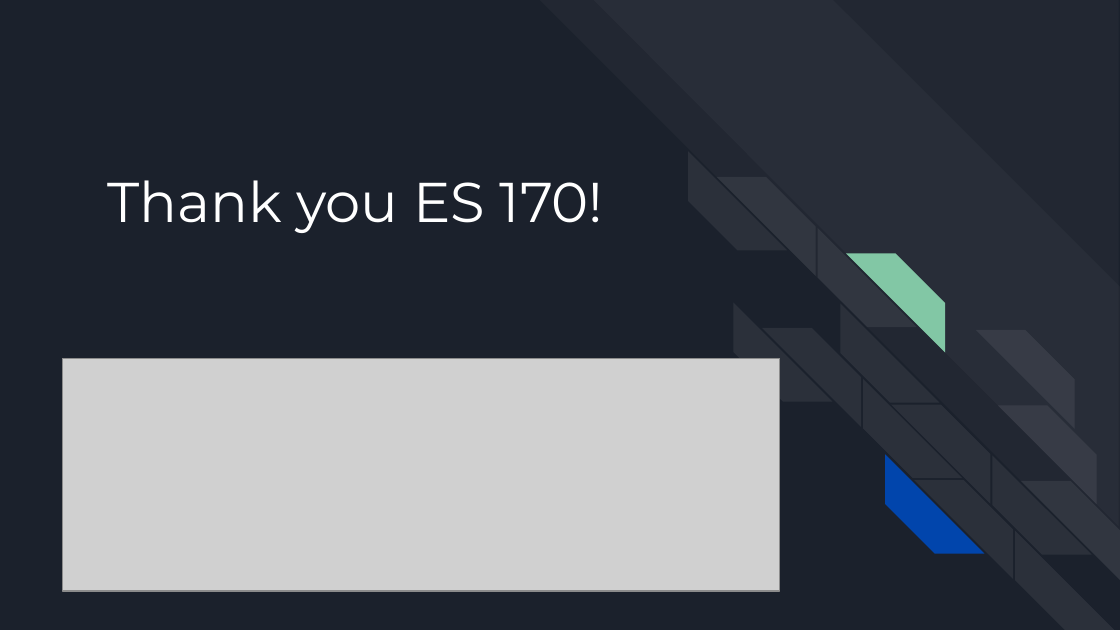
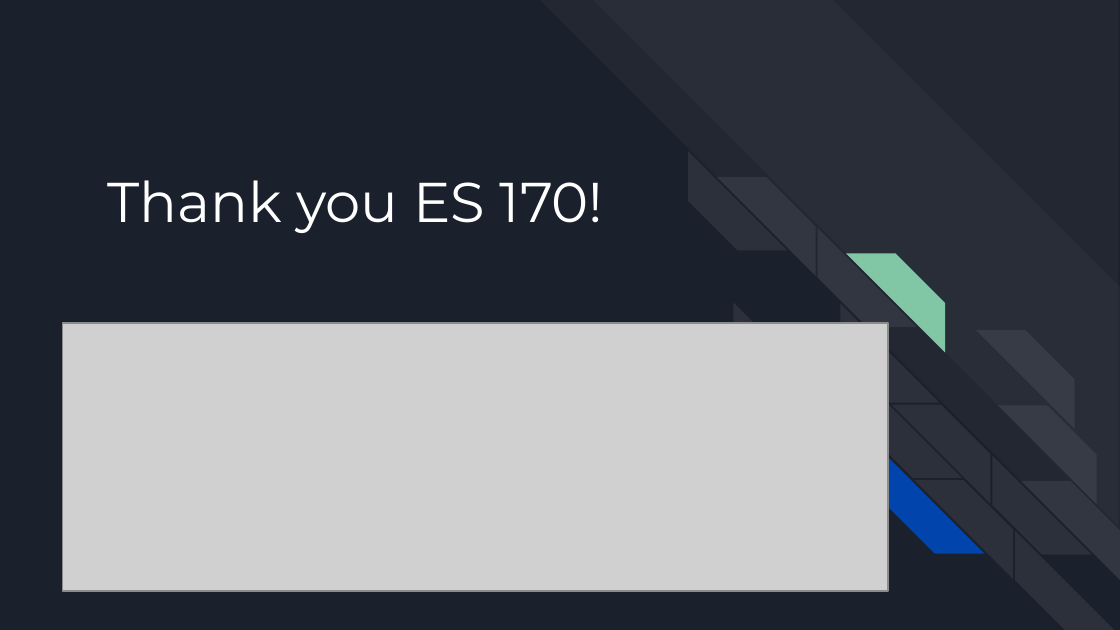
Before and after one commit to philippemnoel/QuantumErrorCorrectionProject, a slide deck: slide 17 of QEC Final Project.pptx. Drawn at 1120x630 pixels with LibreOffice and Linux fonts; fonts in the diff are those of the drawing; grey boxes stand for pictures. Boxes give left, top, right and bottom in pixels: in the first picture for what was removed or moved away, otherwise in the second. Text is boxed around its words. In the diff, an @@ line names an element or a change of style, - is before the commit and + after.

Commit message:
Nicolas messing around

```diff
--- a/QEC Final Project.pptx
+++ b/QEC Final Project.pptx
@@ picture: place and size @@
-picture at box(63, 358, 780, 591)
+picture at box(63, 323, 888, 590)
@@ diag stripe removed at box(762, 328, 860, 427) @@
```
